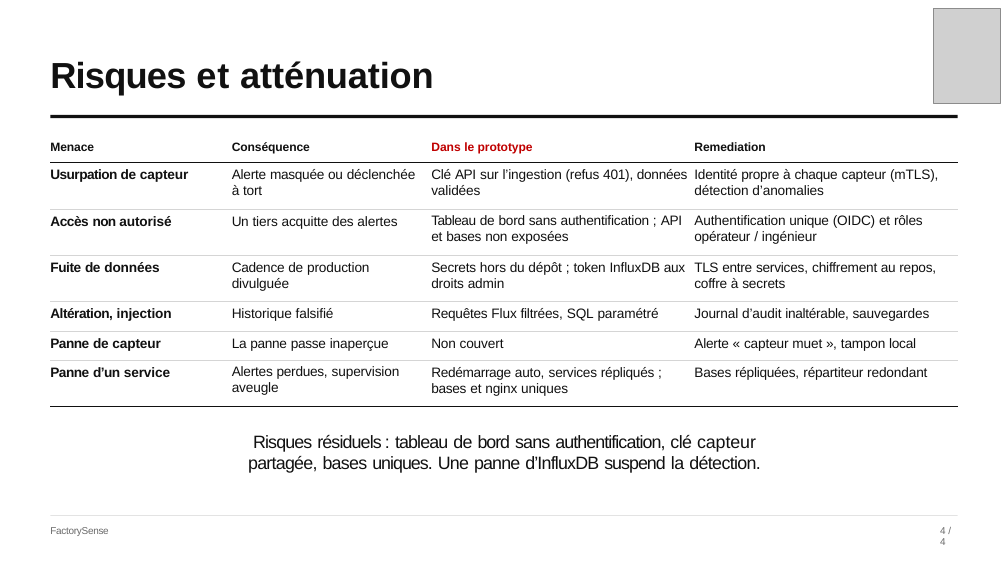
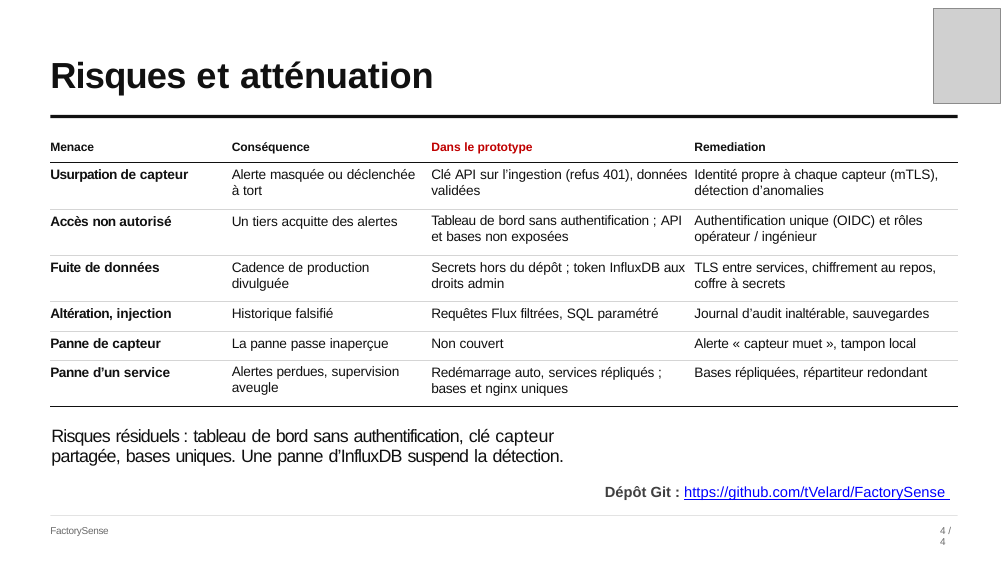
Before and after one commit to tVelard/FactorySense, a slide deck: slide 5 of presentation/slides.pptx. Drawn at 1008x567 pixels with LibreOffice and Linux fonts; fonts in the diff are those of the drawing; grey boxes stand for pictures. Boxes give left, top, right and bottom in pixels: in the first picture for what was removed or moved away, otherwise in the second. Text is boxed around its words. In the diff, an @@ line names an element or a change of style, - is before the commit and + after.

```diff
--- a/presentation/slides.pptx
+++ b/presentation/slides.pptx
@@ text "Risques résiduels : tableau de ..." moved from (x1=248, y1=435, x2=760, y2=473) to (x1=51, y1=429, x2=564, y2=466) @@
@@ text "Risques résiduels : tableau de ..." at (x1=51, y1=429, x2=564, y2=466): alignment centre to left @@
@@ text added at (x1=605, y1=486, x2=945, y2=500), 14 pt, text #0000FF, underline @@
+Dépôt Git : https://github.com/tVelard/FactorySense
```
Also in this commit, not shown: 2 other slides changed.
